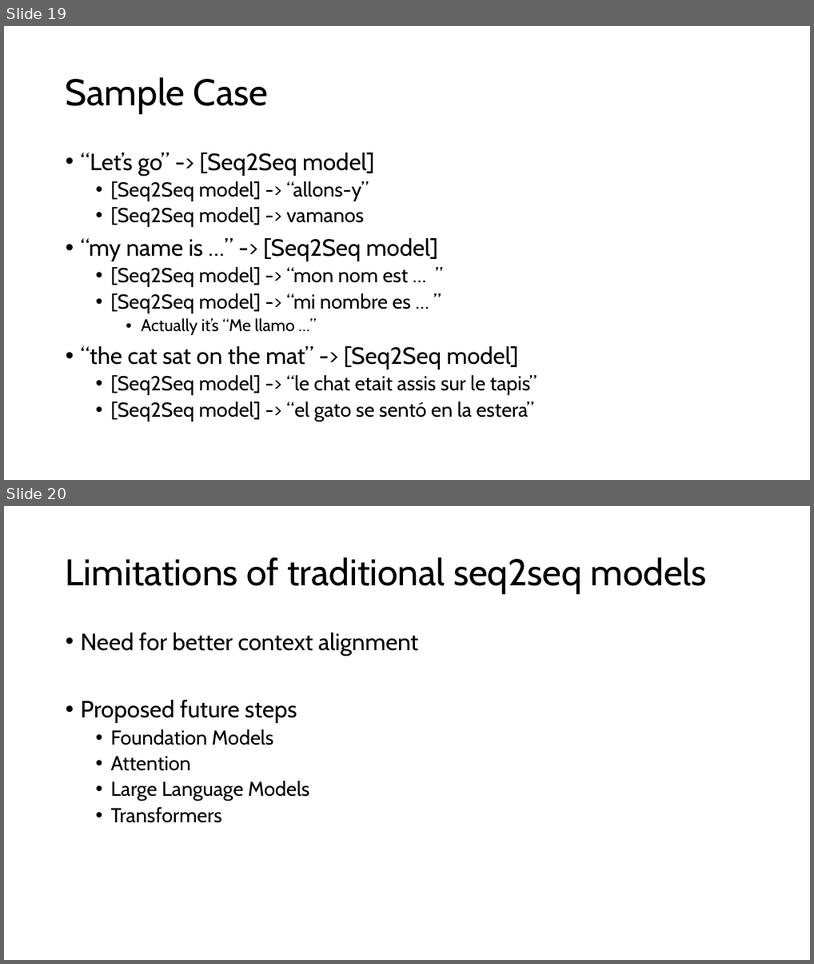
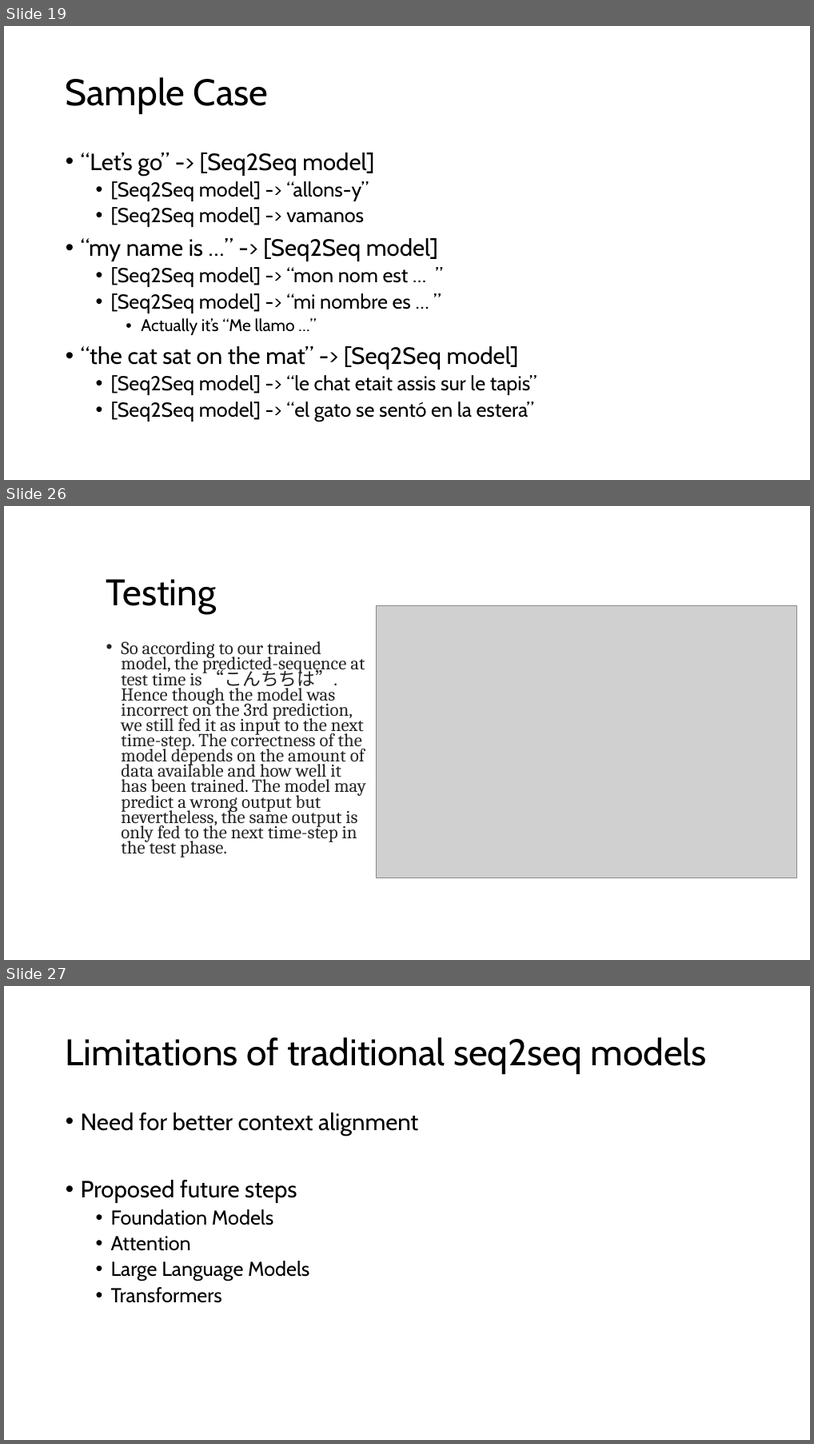
Before and after one commit to gvplacencia/nlp, a slide deck: Seq2Seq.pptx. Shown one above the other, each under a label of ours: slides 19 and 20 before the commit, slides 19, 26 and 27 after it; the slides between them are not shown. The pictures are 814x964 and 814x1444 pixels, drawn with LibreOffice and Linux fonts; fonts in the diff are those of the drawing; grey boxes stand for pictures. Boxes give left, top, right and bottom in pixels: in the first picture for what was removed or moved away, otherwise in the second. Text is boxed around its words. In the diff, an @@ line names an element or a change of style, - is before the commit and + after.

```diff
--- a/Seq2Seq.pptx
+++ b/Seq2Seq.pptx
@@ slide 26 added at [4,506,810,960], background #FFFFFF @@
@@ title added at [106,579,217,614], 44 pt, text #000000 @@
+Testing
@@ picture added at [376,606,797,877] @@
@@ text added at [121,641,366,857], 21.7 pt, text #242424 @@
+• So according to our trained model, the predicted-sequence at test time is “こんちちは”. Hence though the model was incorrect on the 3rd prediction, we still fed it as input to the next time-step. The correctness of the model depends on the amount of data available and how well it has been trained. The model may predict a wrong output but nevertheless, the same output is only fed to the next time-step in the test phase.
@@ what was slide 20 is now slide 27 @@
```
Also in this commit, not shown: 5 slides changed, 7 other slides added.
